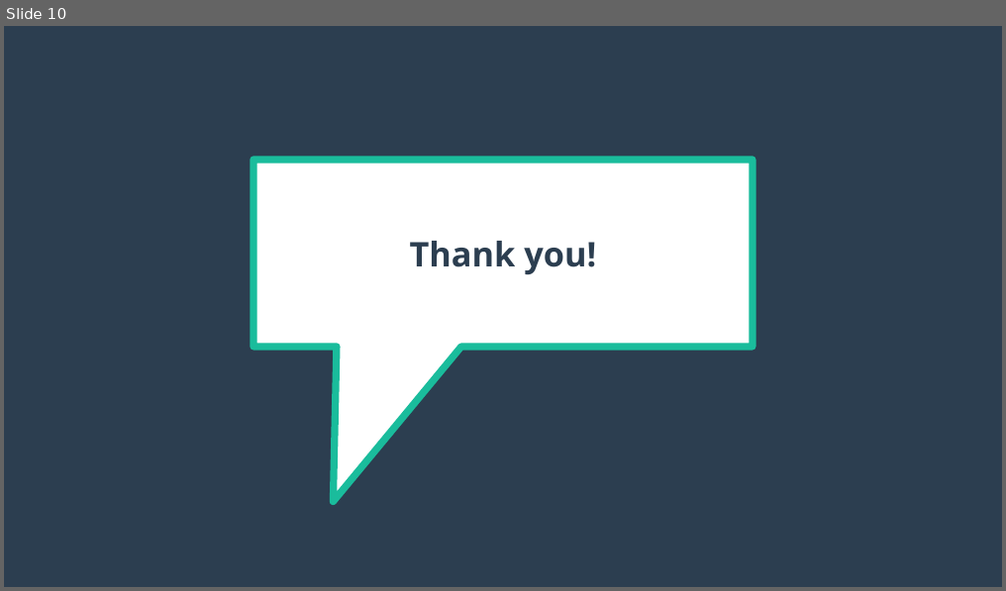
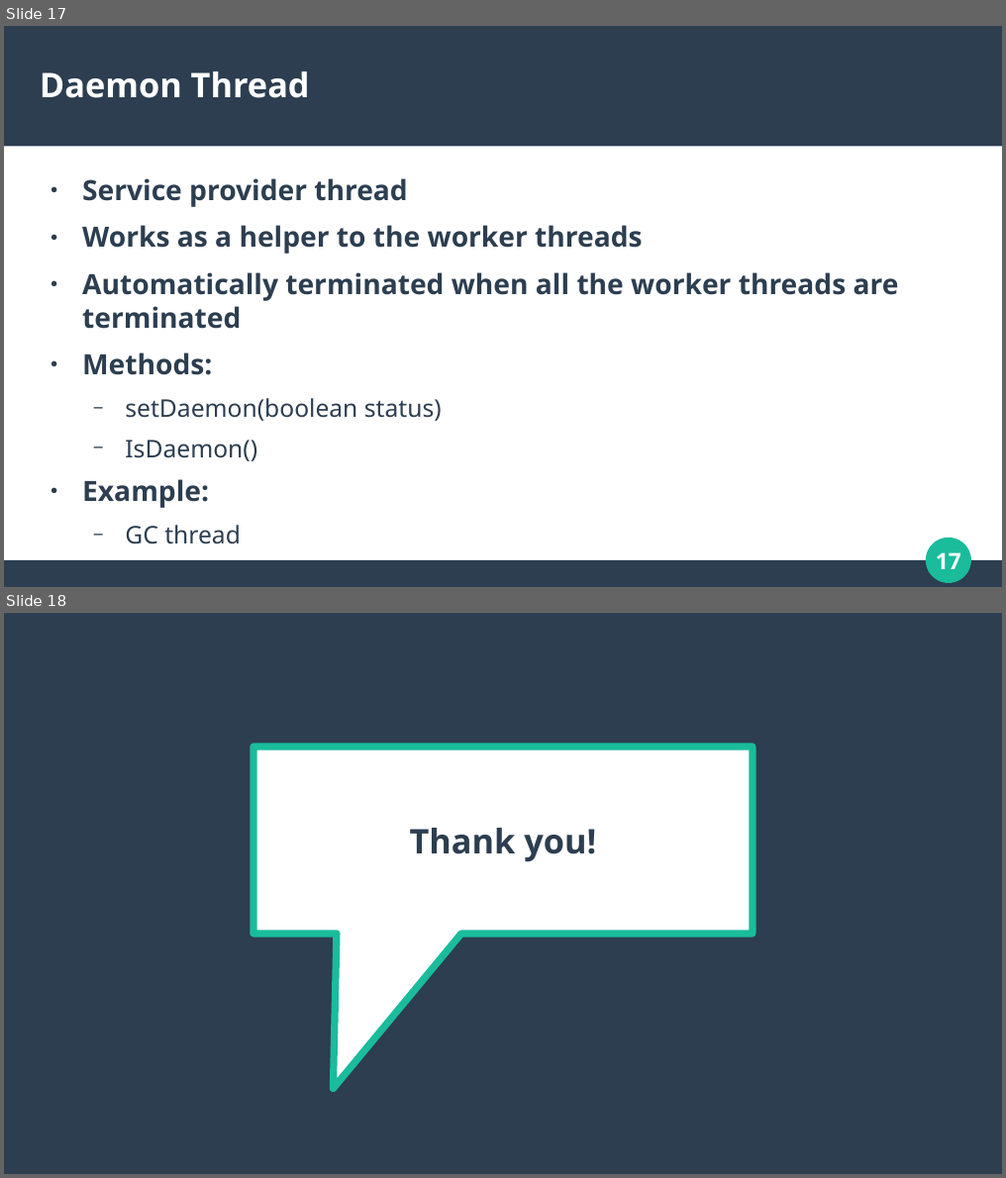
Before and after one commit to Abhishek-Kuvalekar/multithreading-java, a slide deck: Presentation.odp. Shown one above the other, each under a label of ours: slide 10 before the commit, slides 17 and 18 after it. The pictures are 1006x591 and 1006x1178 pixels, drawn with LibreOffice and Linux fonts; fonts in the diff are those of the drawing. Boxes give left, top, right and bottom in pixels: in the first picture for what was removed or moved away, otherwise in the second. Text is boxed around its words. In the diff, an @@ line names an element or a change of style, - is before the commit and + after.

```diff
--- a/Presentation.odp
+++ b/Presentation.odp
@@ slide 17 added at [4,26,1002,587], background #FFFFFF @@
@@ rectangle added at [4,26,1002,147], fill #2C3E50 @@
@@ title added at [40,72,310,98], 27 pt, text #FFFFFF, bold @@
+Daemon Thread
@@ text added at [82,178,899,545], 22.2 pt, text #2C3E50, bold @@
+● Service provider thread
+● Works as a helper to the worker threads
+● Automatically terminated when all the worker threads are terminated
+● Methods:
+  − setDaemon(boolean status)
+  − IsDaemon()
+● Example:
+  − GC thread
@@ ellipse added at [927,539,971,583], fill #1ABC9C, outline #1ABC9C 0.85 pt @@
@@ page number added at [936,553,961,570], 18 pt, text #FFFFFF, bold @@
+17
@@ rectangle added at [4,562,1002,587], fill #2C3E50 @@
@@ what was slide 10 is now slide 18 @@
```
Also in this commit, not shown: 1 slide changed, 8 other slides added, 1 slide removed, 6 other files.
